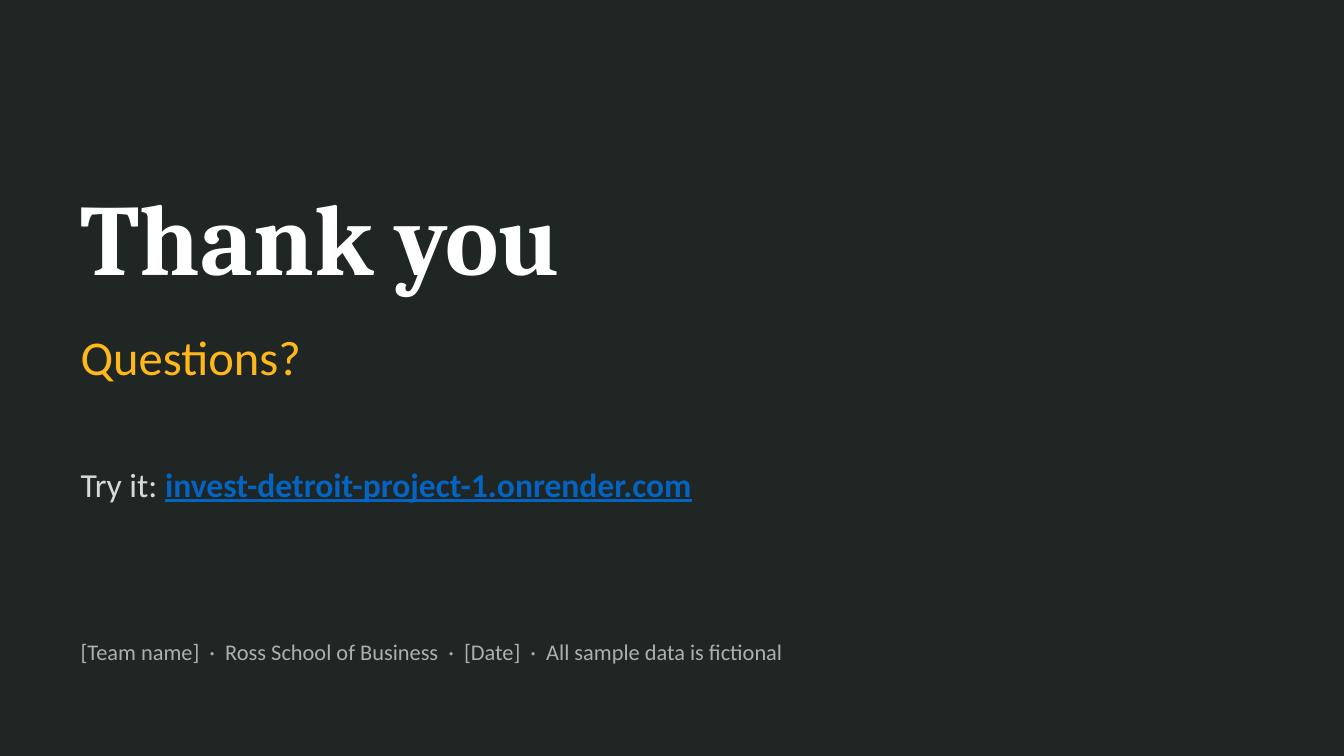
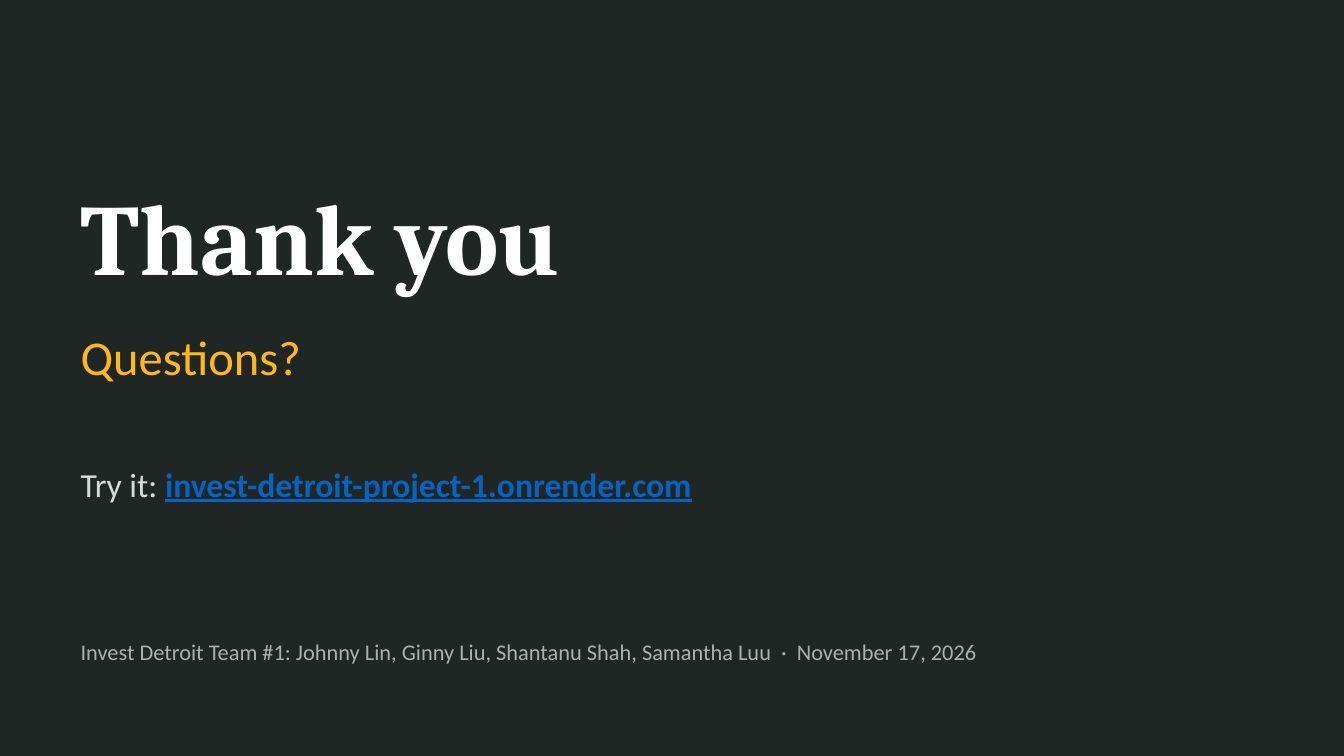
Before and after one commit to Ross-Business-Tech/Invest-Detroit-Project-1, a slide deck: slide 34 of docs/slides/Invest-Detroit-Copilot-Client-Deck.pptx. Drawn at 1344x756 pixels with LibreOffice and Linux fonts; fonts in the diff are those of the drawing. Boxes give left, top, right and bottom in pixels: in the first picture for what was removed or moved away, otherwise in the second. Text is boxed around its words. In the diff, an @@ line names an element or a change of style, - is before the commit and + after.

```diff
--- a/docs/slides/Invest-Detroit-Copilot-Client-Deck.pptx
+++ b/docs/slides/Invest-Detroit-Copilot-Client-Deck.pptx
@@ text at (81, 644, 976, 664): text changed @@
-[Team name] · Ross School of Business · [Date] · All sample data is fictional
+Invest Detroit Team #1: Johnny Lin, Ginny Liu, Shantanu Shah, Samantha Luu · November 17, 2026
```
Also in this commit, not shown: 31 other slides changed, 7 other files.
